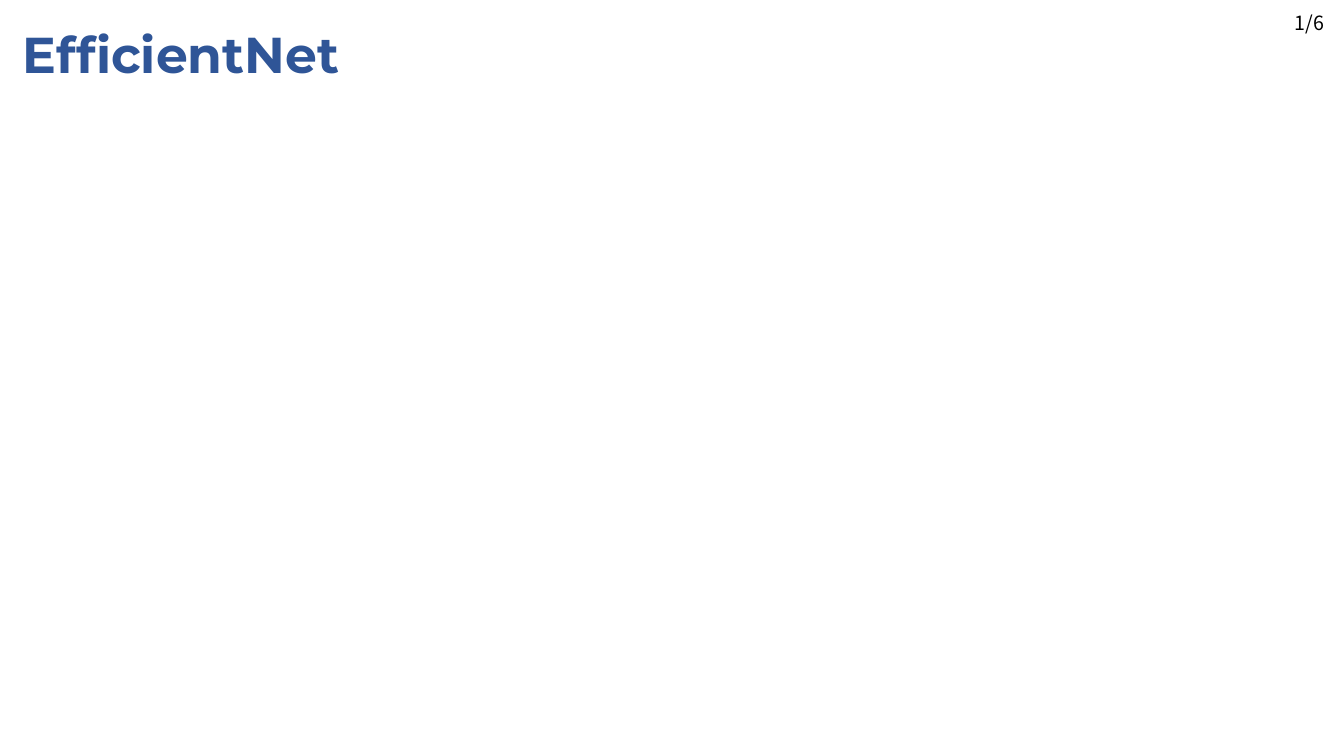
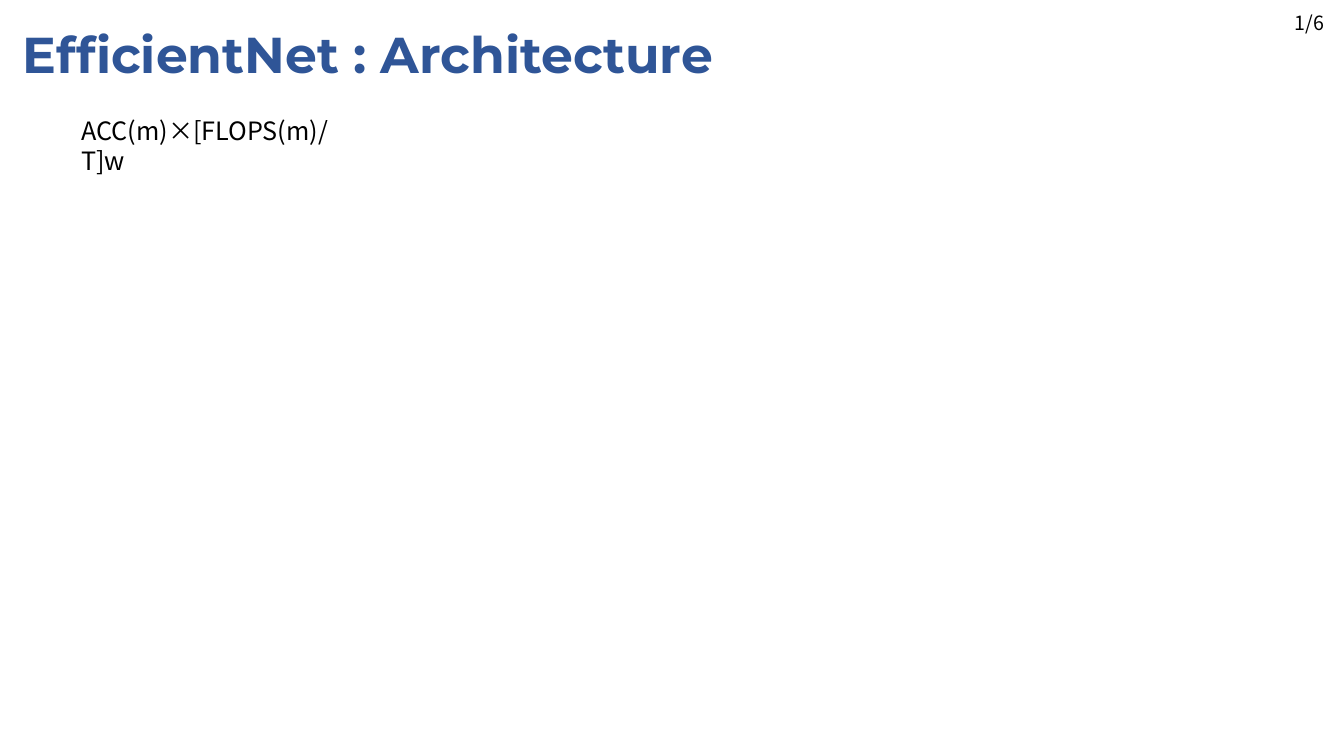
Before and after one commit to JaeHyung-Jung/Seminar_Deeplearning, a slide deck: slide 13 of 2nd_week/Seminar_2nd_week_1Stage.pptx (slide 11 before the commit). Drawn at 1344x756 pixels with LibreOffice and Linux fonts; fonts in the diff are those of the drawing. Boxes give left, top, right and bottom in pixels: in the first picture for what was removed or moved away, otherwise in the second. Text is boxed around its words. In the diff, an @@ line names an element or a change of style, - is before the commit and + after.

```diff
--- a/2nd_week/Seminar_2nd_week_1Stage.pptx
+++ b/2nd_week/Seminar_2nd_week_1Stage.pptx
@@ text at [23, 33, 713, 74]: text changed @@
-EfficientNet
+EfficientNet : Architecture
@@ text added at [81, 119, 328, 175], 18 pt, text #000000 @@
+ACC(m)×[FLOPS(m)/T]w
```
Also in this commit, not shown: 7 other slides changed, 4 slides added, 2 slides removed.
